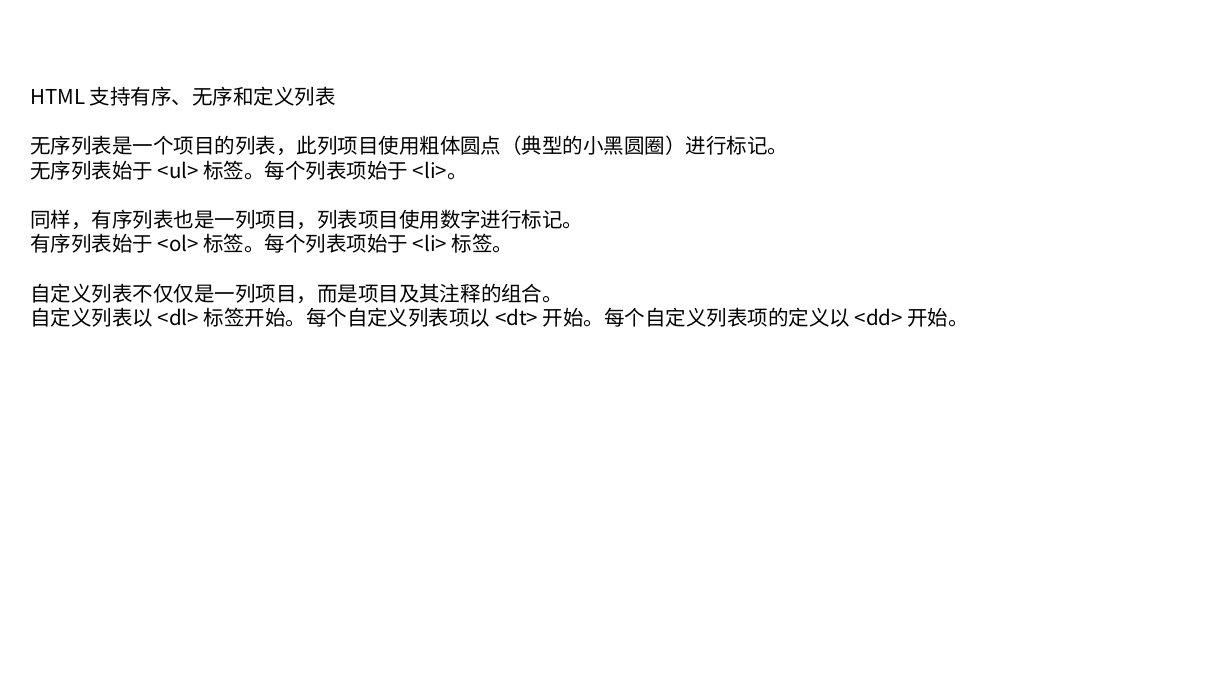
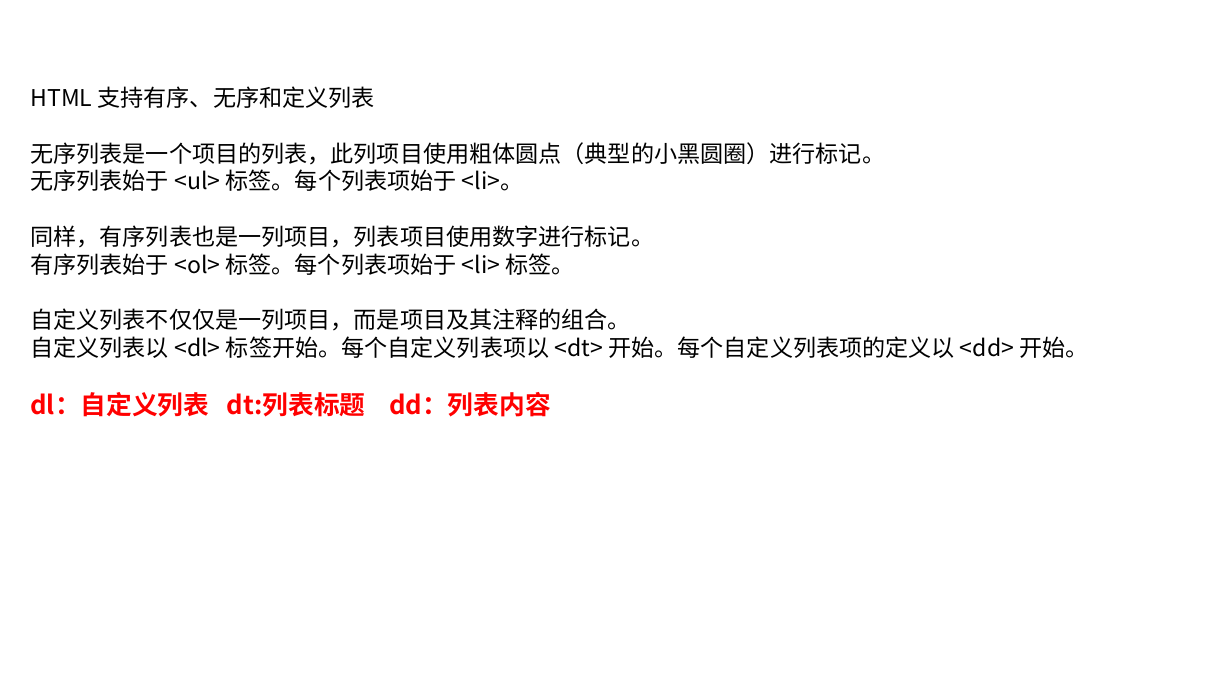
Before and after one commit to linkknown/PPT, a slide deck: slide 20 of 前端PPT/html 简介.pptx (slide 17 before the commit). Drawn at 1232x693 pixels with LibreOffice and Linux fonts; fonts in the diff are those of the drawing; background and template pictures are left out. Boxes give left, top, right and bottom in pixels: in the first picture for what was removed or moved away, otherwise in the second. Text is boxed around its words. In the diff, an @@ line names an element or a change of style, - is before the commit and + after.

```diff
--- a/前端PPT/html 简介.pptx
+++ b/前端PPT/html 简介.pptx
@@ text at <box>30,86,1088,358</box>: size 16 to 18 pt @@
@@ text at <box>30,392,551,417</box>: paragraph added @@
+dl：自定义列表 dt:列表标题 dd：列表内容
```
Also in this commit, not shown: 31 other slides changed, 3 slides added.
